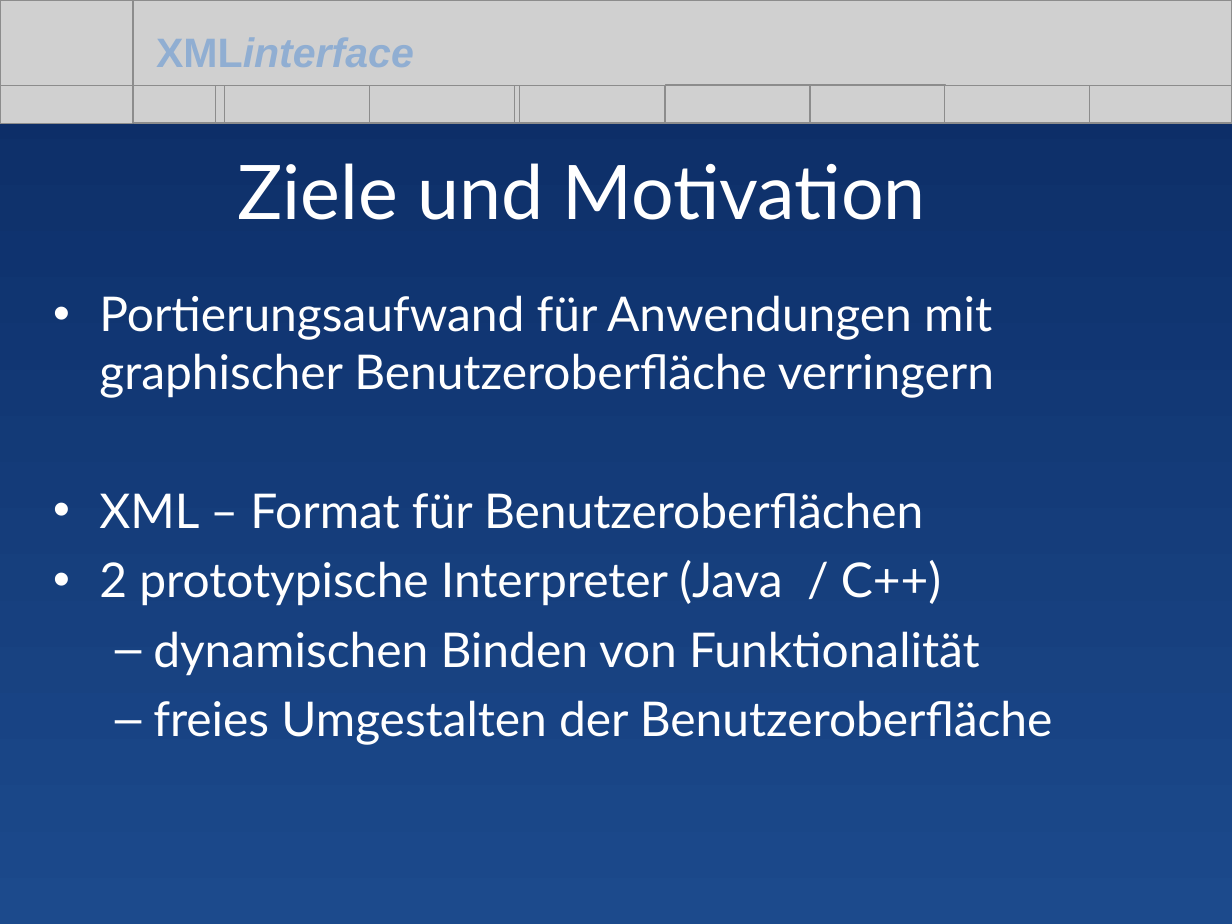
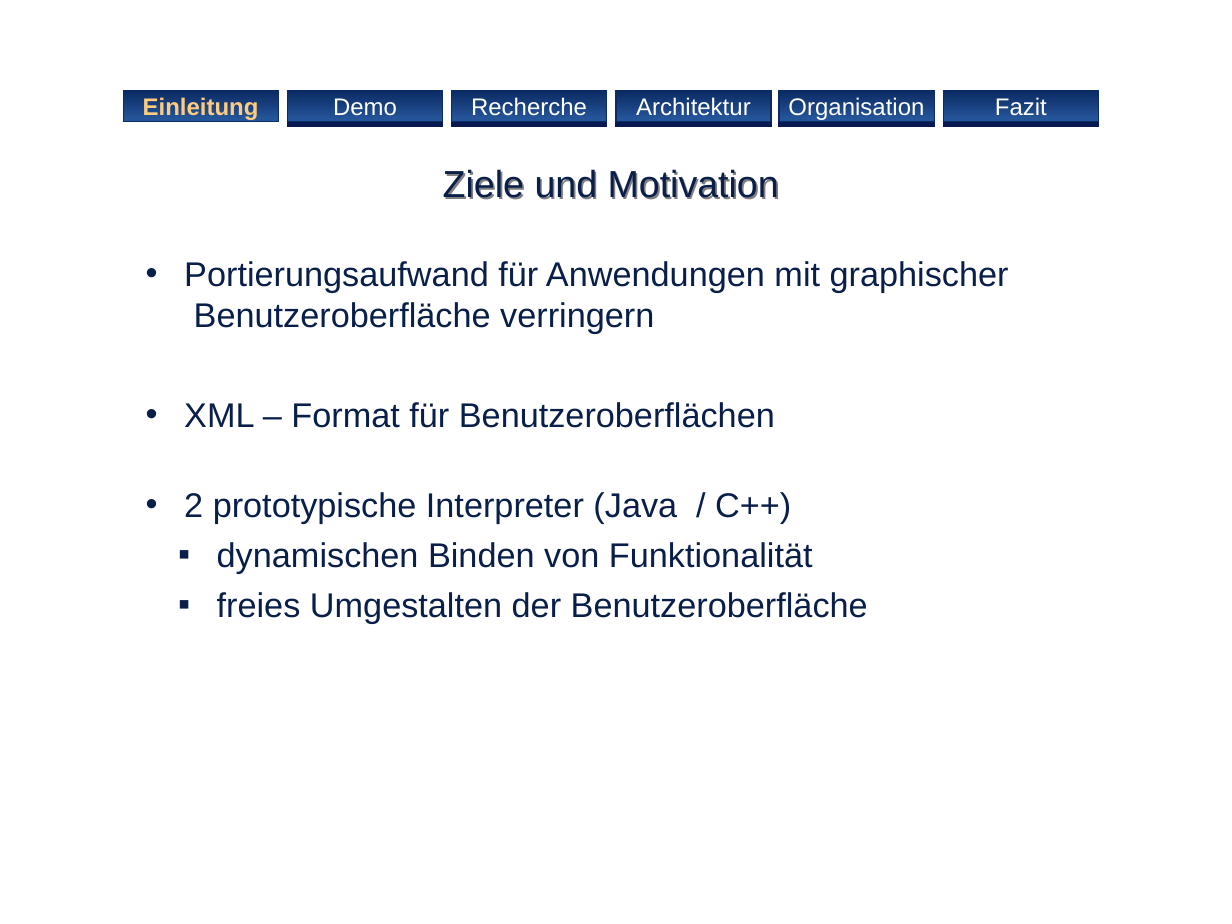
Before and after one commit to BackupTheBerlios/xmlinterface, a slide deck: slide 2 of xmlinterface/project/Praesentation/xmlinterface.ppt. Drawn at 1232x924 pixels with LibreOffice and Linux fonts; fonts in the diff are those of the drawing; grey boxes stand for pictures; background and template pictures are left out. Boxes give left, top, right and bottom in pixels: in the first picture for what was removed or moved away, otherwise in the second. Text is boxed around its words. In the diff, an @@ line names an element or a change of style, - is before the commit and + after.

```diff
--- a/xmlinterface/project/Praesentation/xmlinterface.ppt
+++ b/xmlinterface/project/Praesentation/xmlinterface.ppt
@@ background gradient #0B2B64 to #1C4A8C to #FFFFFF @@
@@ group removed at [0,0,1232,123]: 11 pictures, 1 text @@
-XMLinterface
@@ rectangle added at [123,91,278,122], fill gradient #0B2B64 to #27589D, outline #0B2B64 0.74 pt, 14 pt, text #FFCC7F, bold @@
+Einleitung
@@ rectangle added at [287,91,442,122], fill gradient #0B2B64 to #27589D, outline #0B2B64 0.74 pt, 14 pt, text #FFFFFF @@
+Demo
@@ rectangle added at [452,91,607,122], fill gradient #0B2B64 to #27589D, outline #0B2B64 0.74 pt, 14 pt, text #FFFFFF @@
+Recherche
@@ rectangle added at [616,91,771,122], fill gradient #0B2B64 to #27589D, outline #0B2B64 0.74 pt, 14 pt, text #FFFFFF @@
+Architektur
@@ rectangle added at [779,91,934,122], fill gradient #0B2B64 to #27589D, outline #0B2B64 0.74 pt, 14 pt, text #FFFFFF @@
+Organisation
@@ rectangle added at [944,91,1099,122], fill gradient #0B2B64 to #27589D, outline #0B2B64 0.74 pt, 14 pt, text #FFFFFF @@
+Fazit
@@ title "Ziele und Motivation": place and size @@
-title "Ziele und Motivation" at [238,163,926,220]
+title "Ziele und Motivation" at [443,169,779,200]
@@ title "Ziele und Motivation" at [443,169,779,200]: size 44 to 22 pt, font Lato to Arial, text colour #FFFFFF to #091F4A; vertical alignment middle to top @@
@@ subtitle "Portierungsaufwand für Anwendungen mit graphischer ...": place and size @@
-subtitle "Portierungsaufwand für Anwendungen mit graphischer ..." at [99,295,1053,745]
+subtitle "Portierungsaufwand für Anwendungen mit graphischer ..." at [184,261,1009,623]
@@ subtitle "Portierungsaufwand für Anwendungen mit graphischer ..." at [184,261,1009,623]: size 28 to 20 pt, font Lato to Arial, text colour #FFFFFF to #091F4A; indent changed; less space between paragraphs; bullet colour #FFFFFF to #091F4A; bullet – to ▪ @@
```
Also in this commit, not shown: 8 other slides changed, 8 slides added, 12 slides removed.
